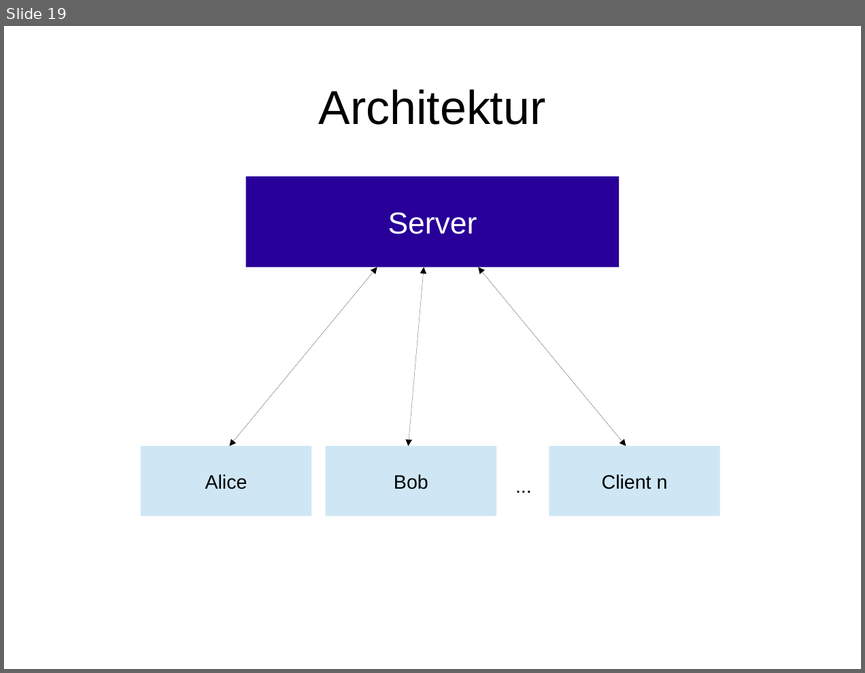
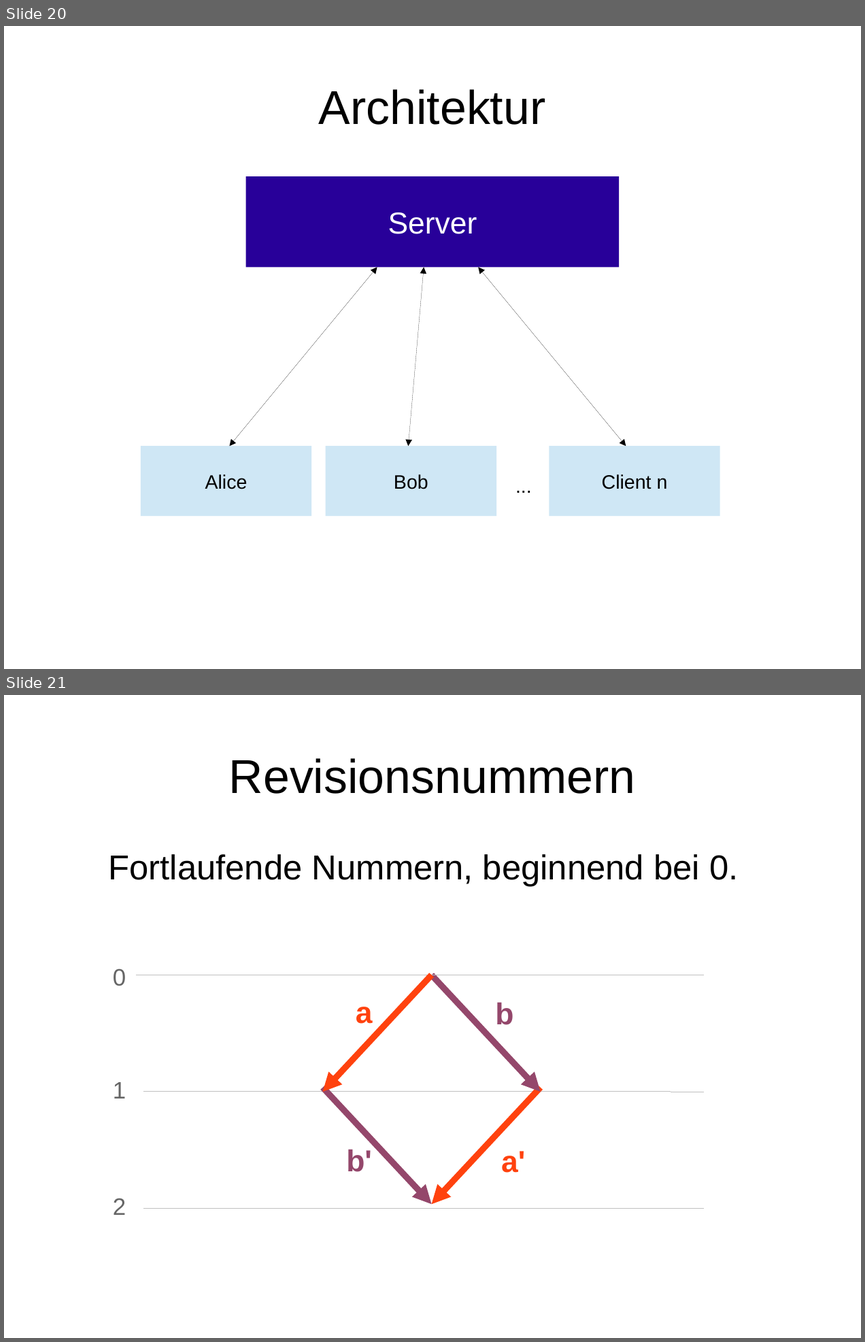
Before and after one commit to timjb/presentations, a slide deck: operational-transformation/operational-transformation.odp. Shown one above the other, each under a label of ours: slide 19 before the commit, slides 20 and 21 after it. The pictures are 865x673 and 865x1342 pixels, drawn with LibreOffice and Linux fonts; fonts in the diff are those of the drawing. Boxes give left, top, right and bottom in pixels: in the first picture for what was removed or moved away, otherwise in the second. Text is boxed around its words. In the diff, an @@ line names an element or a change of style, - is before the commit and + after.

```diff
--- a/operational-transformation/operational-transformation.odp
+++ b/operational-transformation/operational-transformation.odp
@@ slide 21 added at (4, 695, 861, 1338), background #FFFFFF @@
@@ title added at (229, 758, 636, 794), 44 pt, text #000000 @@
+Revisionsnummern
@@ text added at (109, 854, 738, 887), 32 pt, text #000000 @@
+Fortlaufende Nummern, beginnend bei 0.
@@ text added at (113, 968, 126, 986), 22 pt, text #666666 @@
+0
@@ line added from (136, 975) to (704, 975), #C0C0C0 0 pt @@
@@ arrow added from (432, 975) to (323, 1091), #FF420E 5.75 pt @@
@@ arrow added from (432, 975) to (541, 1091), #94476B 5.75 pt @@
@@ text added at (356, 1006, 373, 1023), 28 pt, text #FF420E, bold @@
+a
@@ text added at (495, 1002, 513, 1025), 28 pt, text #94476B, bold @@
+b
@@ text added at (113, 1082, 126, 1098), 22 pt, text #666666 @@
+1
@@ line added from (144, 1091) to (704, 1091), #C0C0C0 0 pt @@
@@ arrow added from (323, 1087) to (432, 1204), #94476B 5.75 pt @@
@@ arrow added from (541, 1087) to (432, 1204), #FF420E 5.75 pt @@
@@ text added at (346, 1149, 372, 1172), 28 pt, text #94476B, bold @@
+b'
@@ text added at (501, 1151, 525, 1172), 28 pt, text #FF420E, bold @@
+a'
@@ text added at (113, 1198, 126, 1215), 22 pt, text #666666 @@
+2
@@ line added from (144, 1208) to (704, 1208), #C0C0C0 0 pt @@
@@ what was slide 19 is now slide 20 @@
```
Also in this commit, not shown: 4 other slides added, 1 slide removed, 1 other file.
